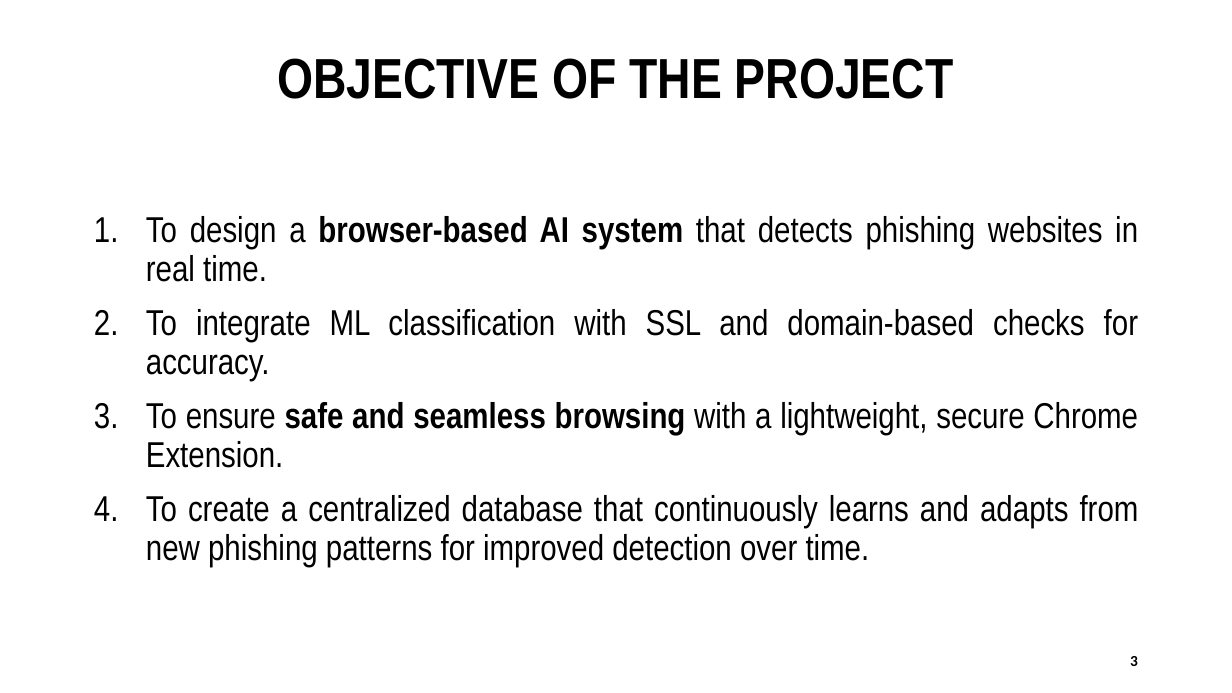
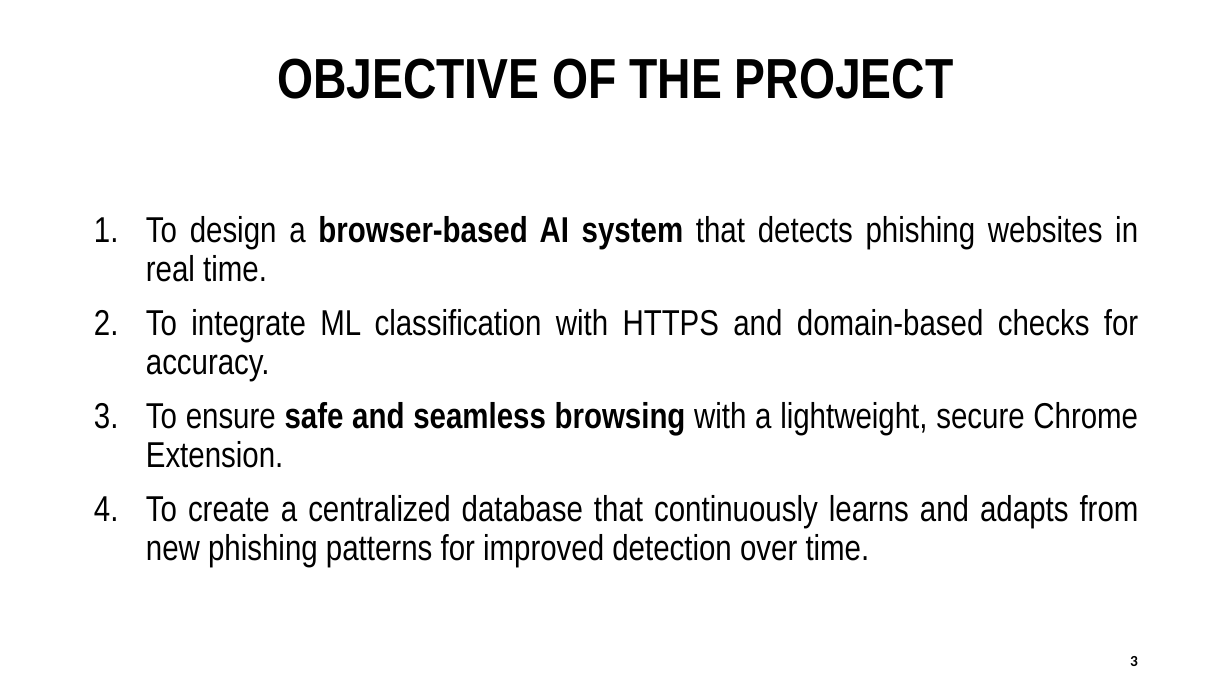
Before and after one commit to aravinth-krishna/phishing-checker, a slide deck: slide 3 of docs/DP PPT.pptx. Drawn at 1232x693 pixels with LibreOffice and Linux fonts; fonts in the diff are those of the drawing. Boxes give left, top, right and bottom in pixels: in the first picture for what was removed or moved away, otherwise in the second. Text is boxed around its words. In the diff, an @@ line names an element or a change of style, - is before the commit and + after.

```diff
--- a/docs/DP PPT.pptx
+++ b/docs/DP PPT.pptx
@@ text at bbox=[146, 309, 1138, 381]: text changed @@
-2. To integrate ML classification with SSL and domain-based checks for accuracy.
+2. To integrate ML classification with HTTPS and domain-based checks for accuracy.
```
Also in this commit, not shown: 10 other slides changed.
